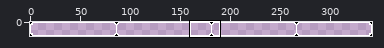
Edited in one commit: pixel-art file (Sprites/Props/UI_Sanity.aseprite). The picture above shows the old version from afar; the outline marks the close-up.
Close-up. As it was:
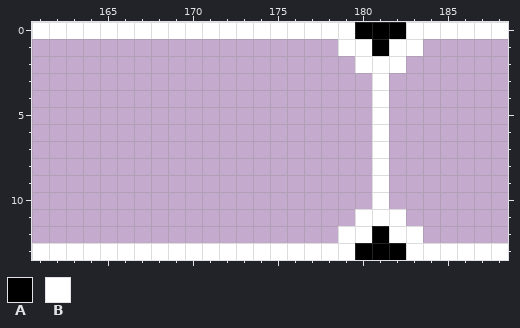
342x14 pixels, 1 frame. Shown: x 161..188, y 0..13. The commit also changed other parts of the picture, which this record leaves out.
Palette (. is transparent): A #000000  B #ffffff
Pixels before, first column x 161:
 0 BBBBBBBBBBBBBBBBBBBAAABBBBBB
 1 ..................BBABB.....
 2 ...................BBB......
 3 ....................B.......
 4 ....................B.......
 5 ....................B.......
 6 ....................B.......
 7 ....................B.......
 8 ....................B.......
 9 ....................B.......
10 ....................B.......
11 ...................BBB......
12 ..................BBABB.....
13 BBBBBBBBBBBBBBBBBBBAAABBBBBB
New version:
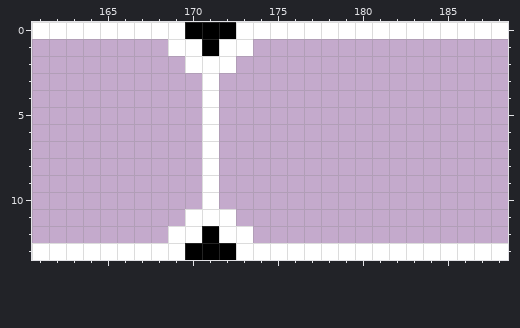
The edit:
Colour A is added in row 1 at x 171; in row 12 at x 171.
Colour A replaces colour B in row 0 at x 170 to 172; in row 13 at x 170 to 172.
Colour B is added in row 1 at x 169 to 170 and 172 to 173; in row 2 at x 170 to 172; in rows 3 to 10 at x 171; in row 11 at x 170 to 172; in row 12 at x 169 to 170 and 172 to 173.
Colour B replaces colour A in row 0 at x 180 to 182; in row 13 at x 180 to 182.
The edit erases colour A in row 1 at x 181; in row 12 at x 181.
The edit erases colour B in row 1 at x 179 to 180 and 182 to 183; in row 2 at x 180 to 182; in rows 3 to 10 at x 181; in row 11 at x 180 to 182; in row 12 at x 179 to 180 and 182 to 183.
Boxes around the changes in both close-ups, in picture pixels (x1, y1, x2, y2):
changed: (168, 22, 253, 260)
changed: (338, 22, 423, 260)
